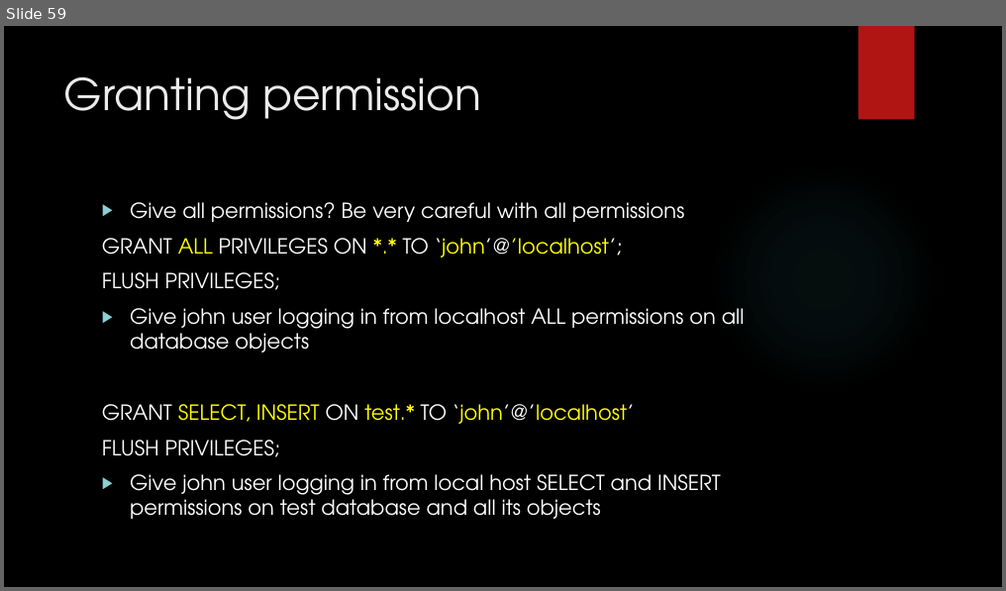
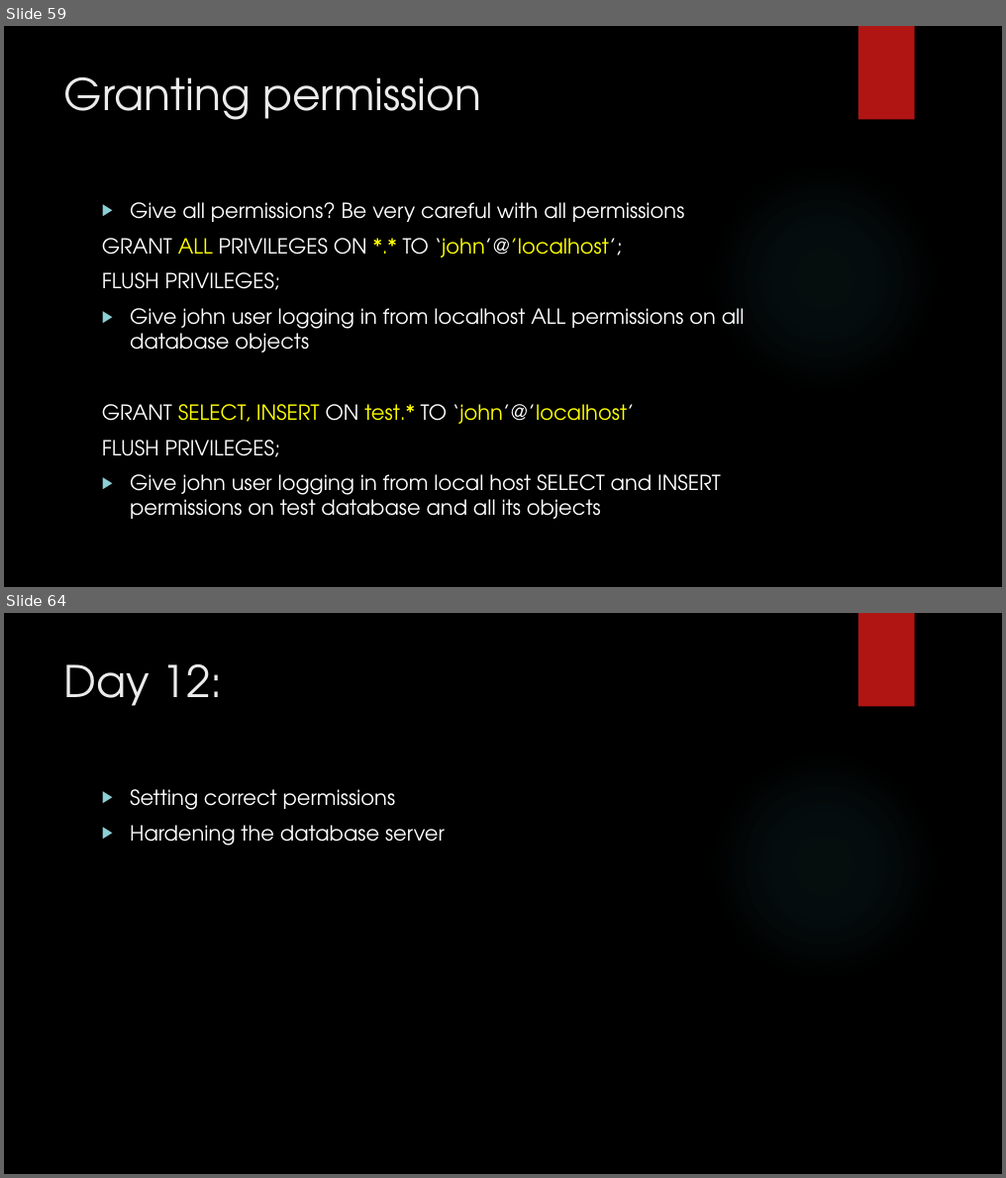
Before and after one commit to zedfoxus/database-bootcamp, a slide deck: Presentation/Database-Bootcamp-Presentation.pptx. Shown one above the other, each under a label of ours: slide 59 before the commit, slides 59 and 64 after it; the slides between them are not shown. The pictures are 1006x591 and 1006x1178 pixels, drawn with LibreOffice and Linux fonts; fonts in the diff are those of the drawing; background and template pictures are left out. Boxes give left, top, right and bottom in pixels: in the first picture for what was removed or moved away, otherwise in the second. Text is boxed around its words. In the diff, an @@ line names an element or a change of style, - is before the commit and + after.

```diff
--- a/Presentation/Database-Bootcamp-Presentation.pptx
+++ b/Presentation/Database-Bootcamp-Presentation.pptx
@@ slide 64 added at (4,613,1002,1174), background picture (left out); not listed: 2 template elements that a slide beside it also shows @@
@@ title added at (64,664,223,706), 42 pt, text #EBEBEB @@
+Day 12:
@@ text added at (130,789,445,846), 20 pt, text #FFFFFF @@
+▶ Setting correct permissions
+▶ Hardening the database server
```
Also in this commit, not shown: 2 slides changed, 3 other slides added.
